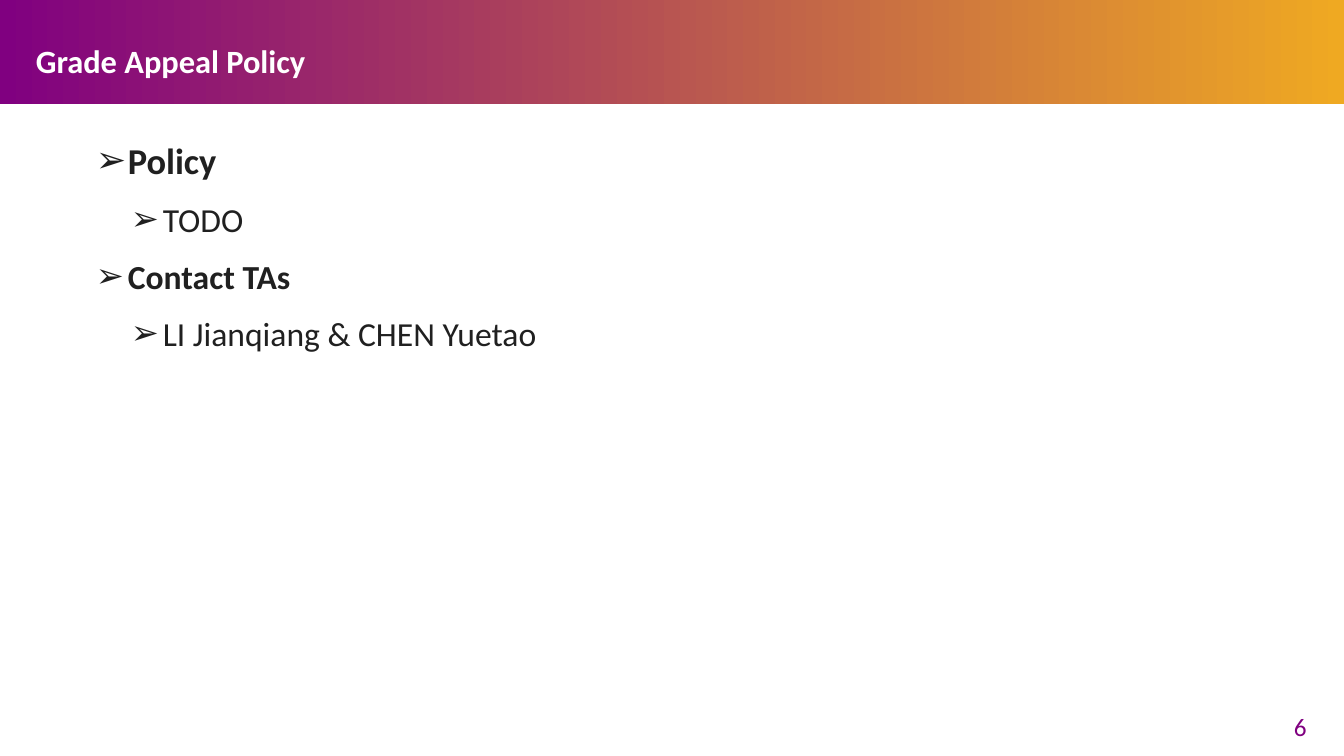
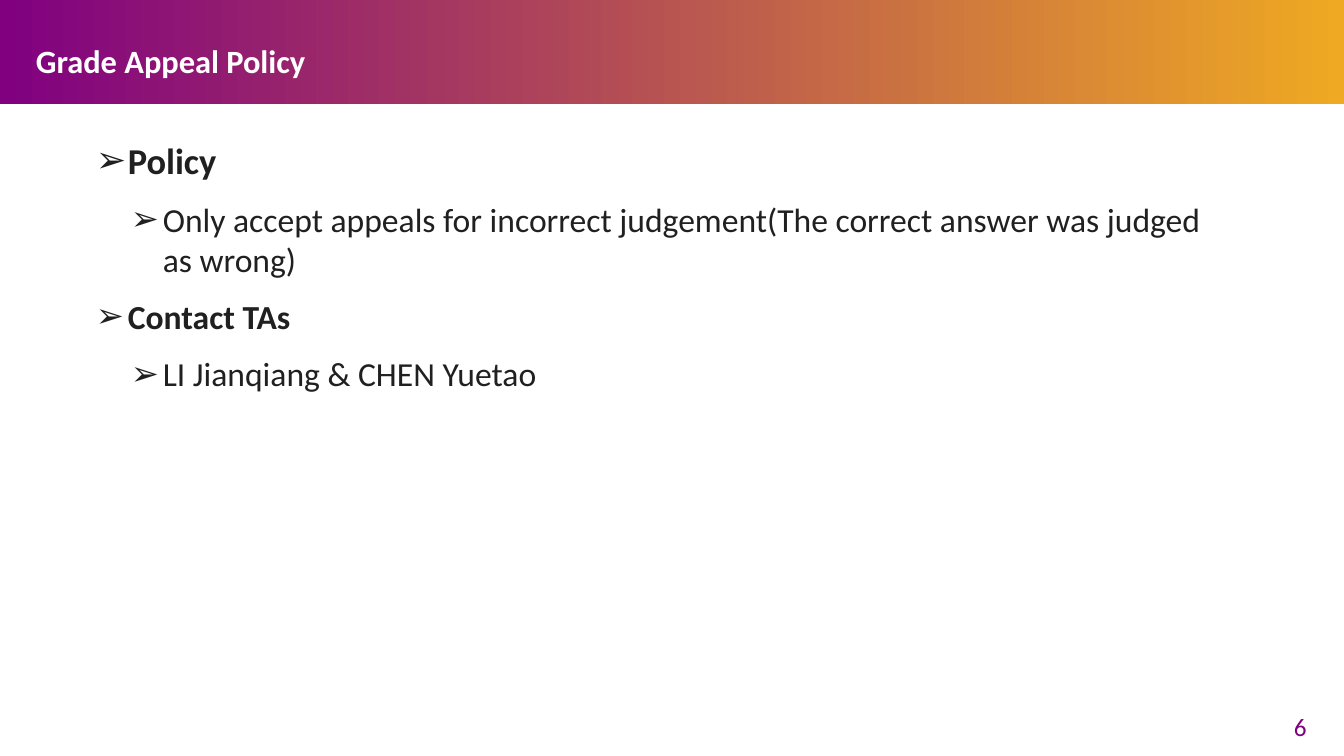
Before and after one commit to henryhxu/CSCI3150, a slide deck: slide 6 of tutorial/T08/tut08.pptx. Drawn at 1344x756 pixels with LibreOffice and Linux fonts; fonts in the diff are those of the drawing. Boxes give left, top, right and bottom in pixels: in the first picture for what was removed or moved away, otherwise in the second. Text is boxed around its words. In the diff, an @@ line names an element or a change of style, - is before the commit and + after.

```diff
--- a/tutorial/T08/tut08.pptx
+++ b/tutorial/T08/tut08.pptx
@@ text at box(163, 207, 1200, 278): text changed @@
-  ➢ TODO
+  ➢ Only accept appeals for incorrect judgement(The correct answer was judged as wrong)
```
Also in this commit, not shown: 1 other slide changed.
